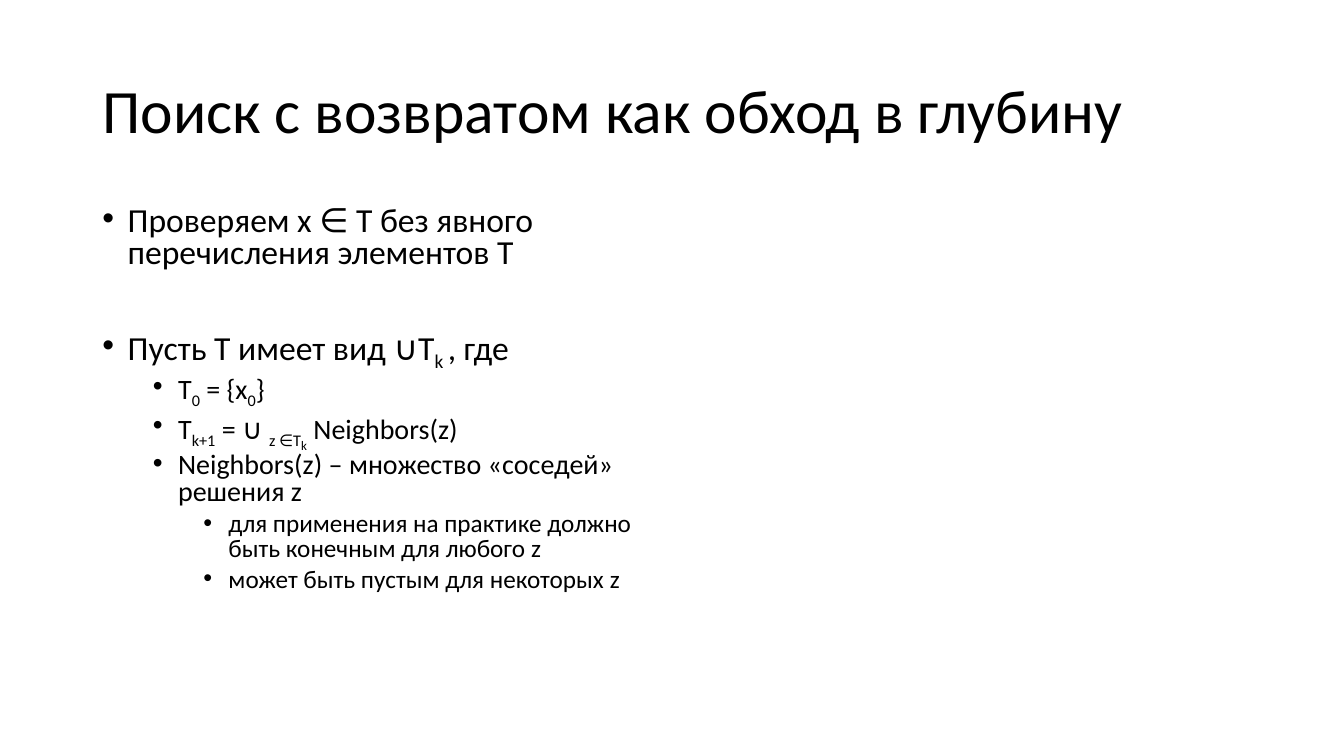
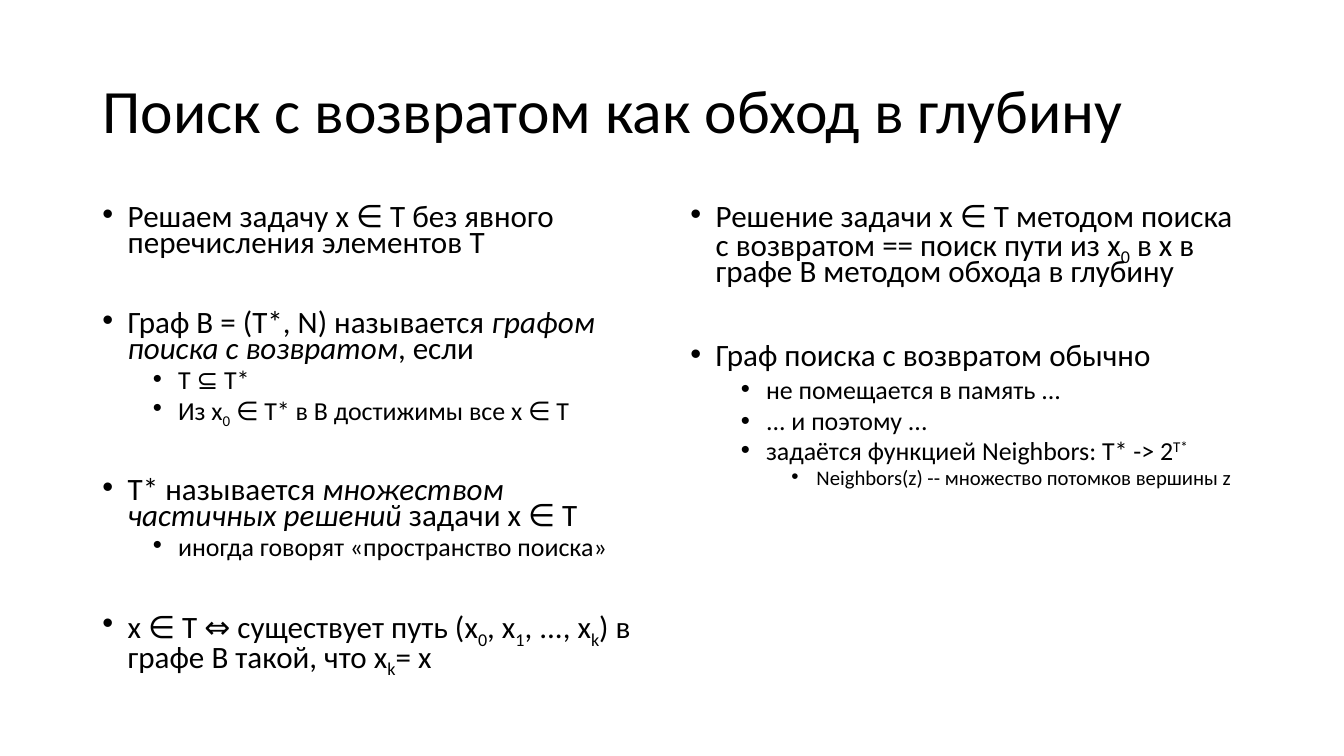
Before and after one commit to Evgueni-Petrov-aka-espetrov/Algorithms-and-Programming-in-C-pptx, a slide deck: slide 71 of 20 Алгоритмы с возвратом.pptx. Drawn at 1344x756 pixels with LibreOffice and Linux fonts; fonts in the diff are those of the drawing. Boxes give left, top, right and bottom in pixels: in the first picture for what was removed or moved away, otherwise in the second. Text is boxed around its words. In the diff, an @@ line names an element or a change of style, - is before the commit and + after.

Commit message:
уточнил описание поиска с возвратом через dfs

```diff
--- a/20 Алгоритмы с возвратом.pptx
+++ b/20 Алгоритмы с возвратом.pptx
@@ text at [128,206,631,673]: text changed; size 18 to 22.2 pt @@
-• Проверяем x ∈ T без явного перечисления элементов T
-• Пусть T имеет вид ∪Tk , где
-  • T0 = {x0}
-  • Tk+1 = ∪ z ∈Tk Neighbors(z)
-  • Neighbors(z) – множество «соседей» решения z
-    • для применения на практике должно быть конечным для любого z
-    • может быть пустым для некоторых z
+• Решаем задачу x ∈ T без явного перечисления элементов T
+• Граф B = (T*, N) называется графом поиска с возвратом, если
+  • T ⊆ T*
+  • Из x0 ∈ T* в B достижимы все x ∈ T
+• T* называется множеством частичных решений задачи x ∈ T
+  • иногда говорят «пространство поиска»
+• x ∈ T ⇔ существует путь (x0, x1, ..., xk) в графе B такой, что xk= x
@@ text added at [716,207,1232,489], 22.2 pt, text #000000 @@
+• Решение задачи x ∈ T методом поиска с возвратом == поиск пути из x0 в x в графе B методом обхода в глубину
+• Граф поиска с возвратом обычно
+  • не помещается в память ...
+  • ... и поэтому ...
+  • задаётся функцией Neighbors: T* -> 2T*
+    • Neighbors(z) -- множество потомков вершины z
```
Also in this commit, not shown: 14 other slides changed, 3 slides removed.
